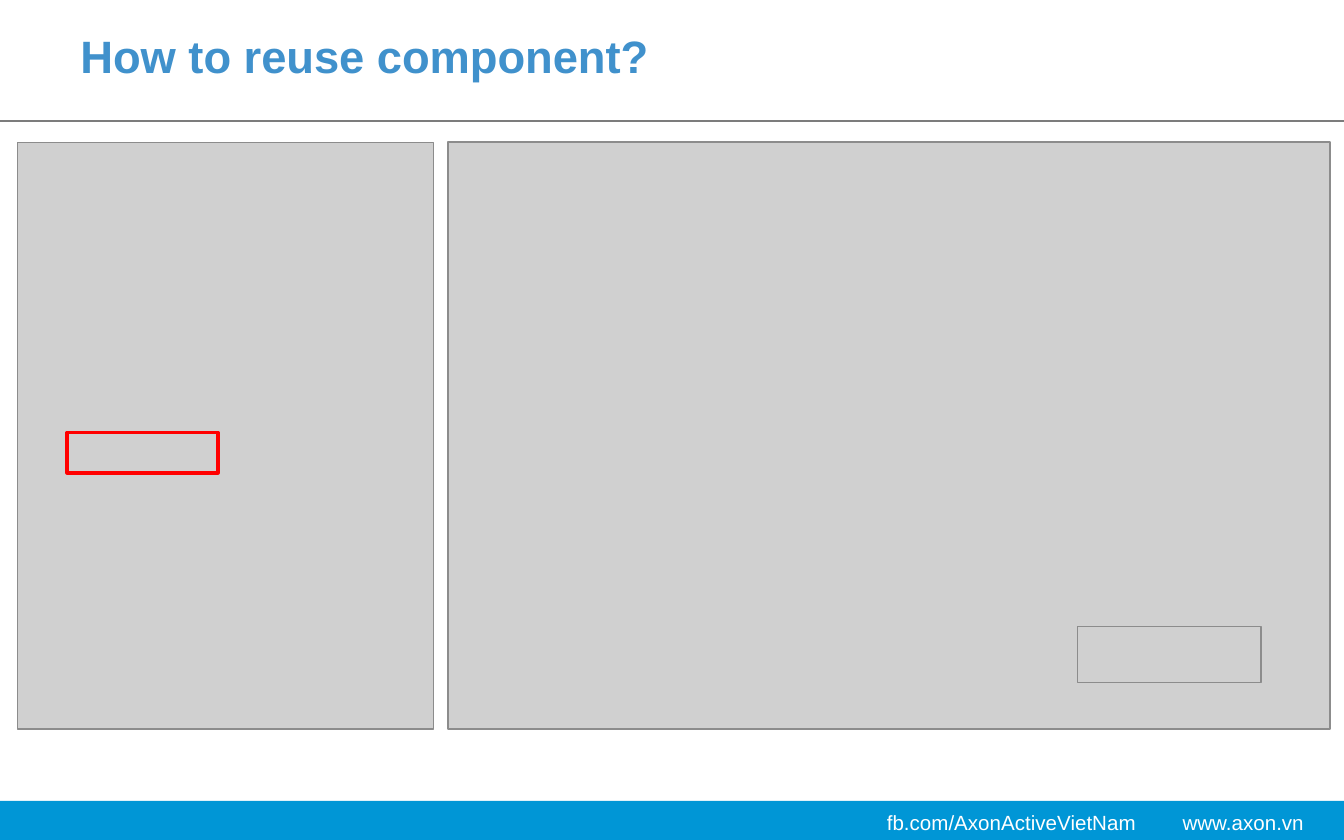
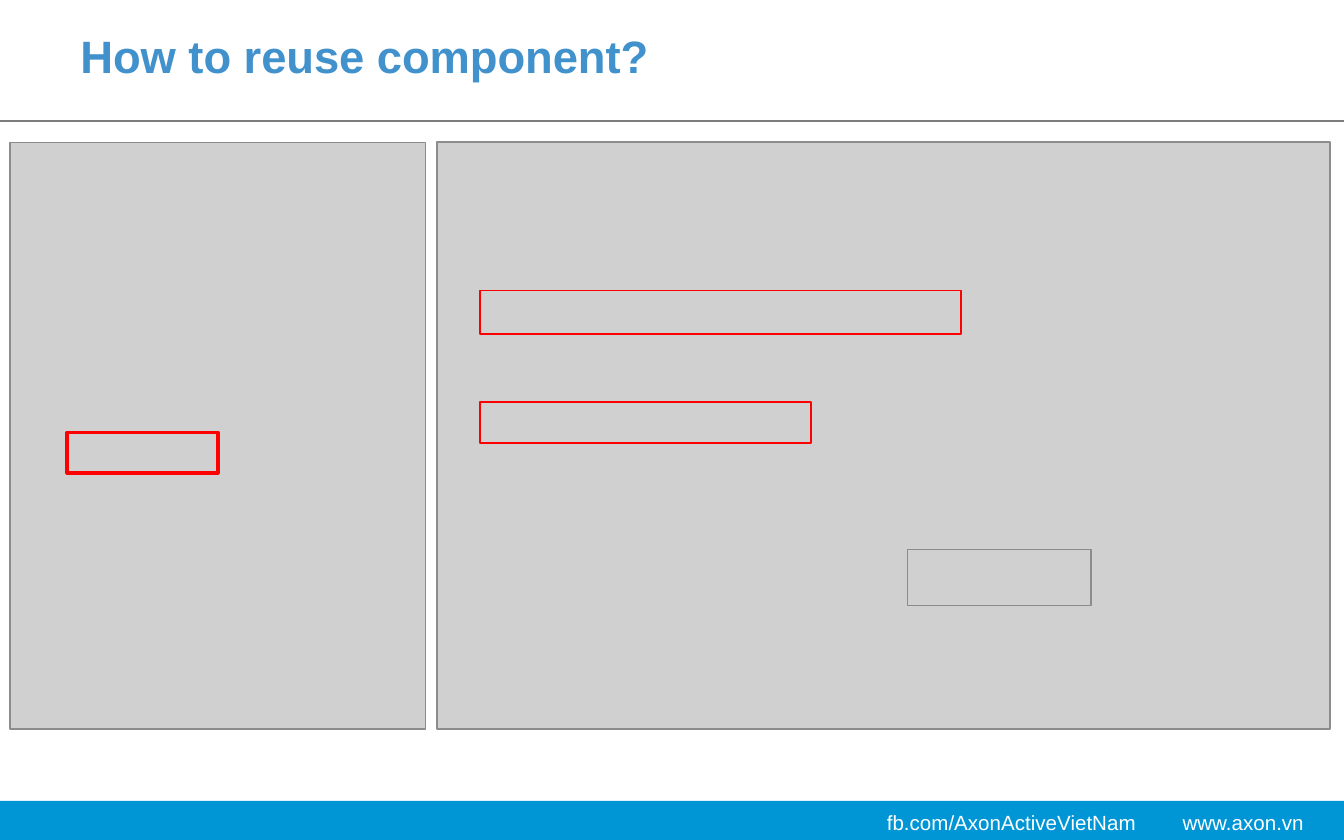
Before and after one commit to ndqvinh2109/Polymer, a slide deck: slide 35 of Slide-Dev-Day/dev-day-polymer.pptx. Drawn at 1344x840 pixels with LibreOffice and Linux fonts; fonts in the diff are those of the drawing; grey boxes stand for pictures; background and template pictures are left out. Boxes give left, top, right and bottom in pixels: in the first picture for what was removed or moved away, otherwise in the second. Text is boxed around its words. In the diff, an @@ line names an element or a change of style, - is before the commit and + after.

```diff
--- a/Slide-Dev-Day/dev-day-polymer.pptx
+++ b/Slide-Dev-Day/dev-day-polymer.pptx
@@ picture: place and size @@
-picture at (17, 142, 433, 730)
+picture at (9, 142, 425, 730)
@@ picture: place and size @@
-picture at (448, 142, 1329, 730)
+picture at (437, 142, 1329, 730)
@@ rectangle added at (480, 290, 960, 333), outline #FF0000 1 pt @@
@@ rectangle added at (480, 402, 810, 444), outline #FF0000 1 pt @@
@@ picture: place and size @@
-picture at (1078, 626, 1261, 683)
+picture at (907, 550, 1090, 606)
```
Also in this commit, not shown: 10 other slides changed, 4 slides added, 4 slides removed, 3 other files.
